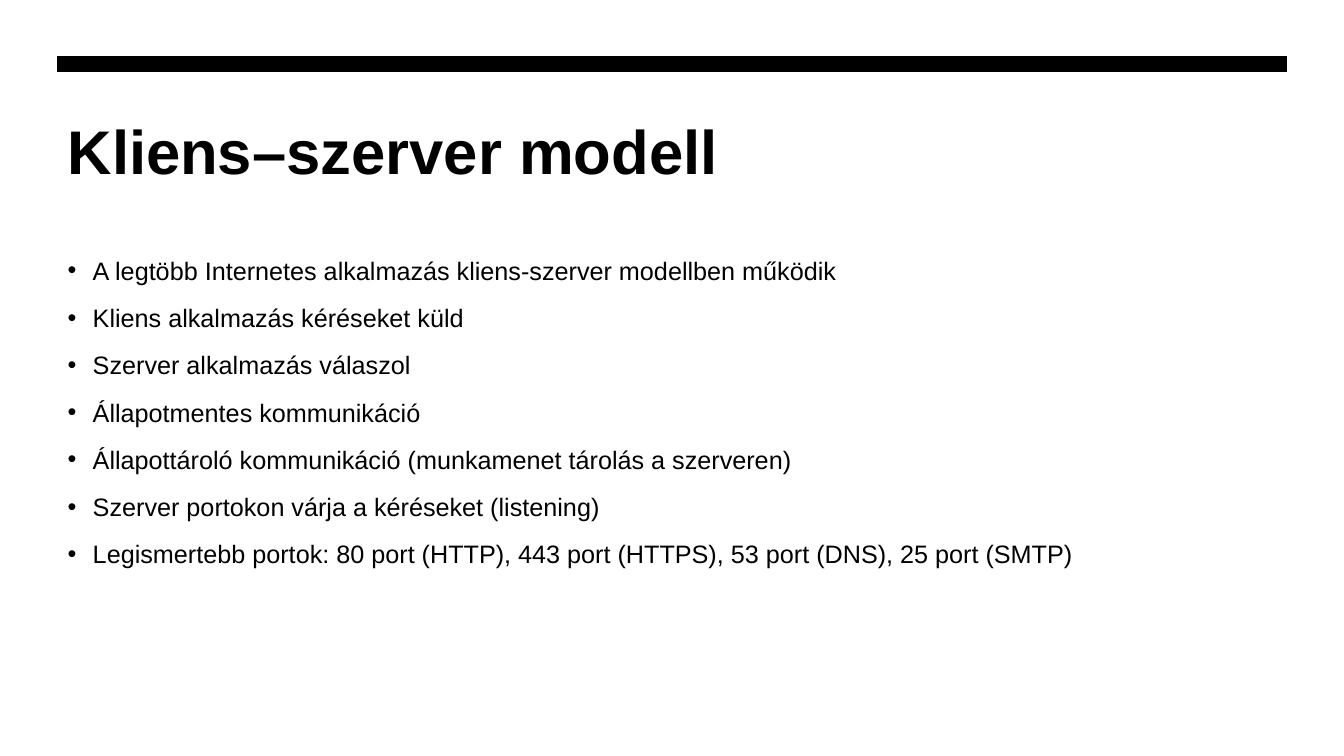
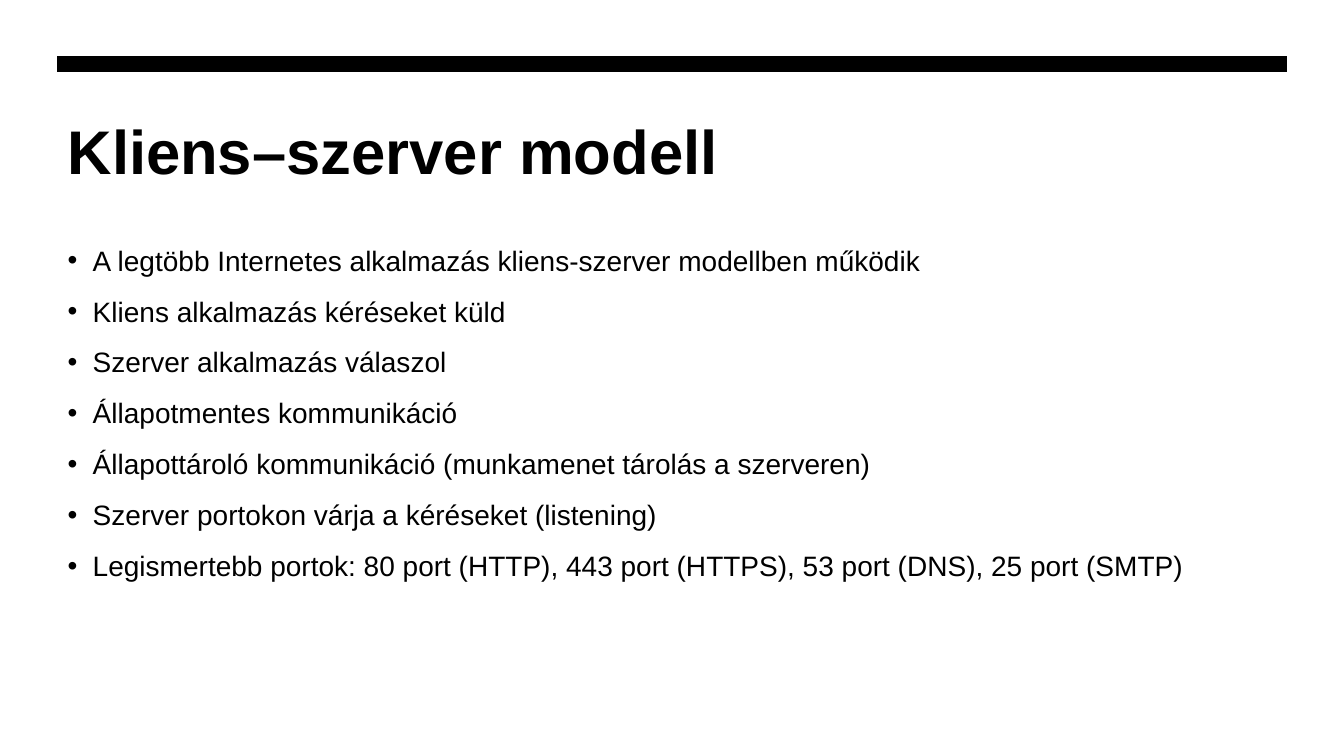
Before and after one commit to zbalogh/oe-internetes-alkalmazasok, a slide deck: slide 6 of 01/01_eloadas_internet_alapjai_tcp_ip.pptx. Drawn at 1344x756 pixels with LibreOffice and Linux fonts; fonts in the diff are those of the drawing. Boxes give left, top, right and bottom in pixels: in the first picture for what was removed or moved away, otherwise in the second. Text is boxed around its words. In the diff, an @@ line names an element or a change of style, - is before the commit and + after.

```diff
--- a/01/01_eloadas_internet_alapjai_tcp_ip.pptx
+++ b/01/01_eloadas_internet_alapjai_tcp_ip.pptx
@@ text "A legtöbb Internetes alkalmazás kliens-szerver ...": place and size @@
-text "A legtöbb Internetes alkalmazás kliens-szerver ..." at [93, 261, 1073, 569]
+text "A legtöbb Internetes alkalmazás kliens-szerver ..." at [93, 250, 1183, 581]
@@ text "A legtöbb Internetes alkalmazás kliens-szerver ..." at [93, 250, 1183, 581]: size 18 to 20 pt @@
```
Also in this commit, not shown: 7 other slides changed, 3 other files.
